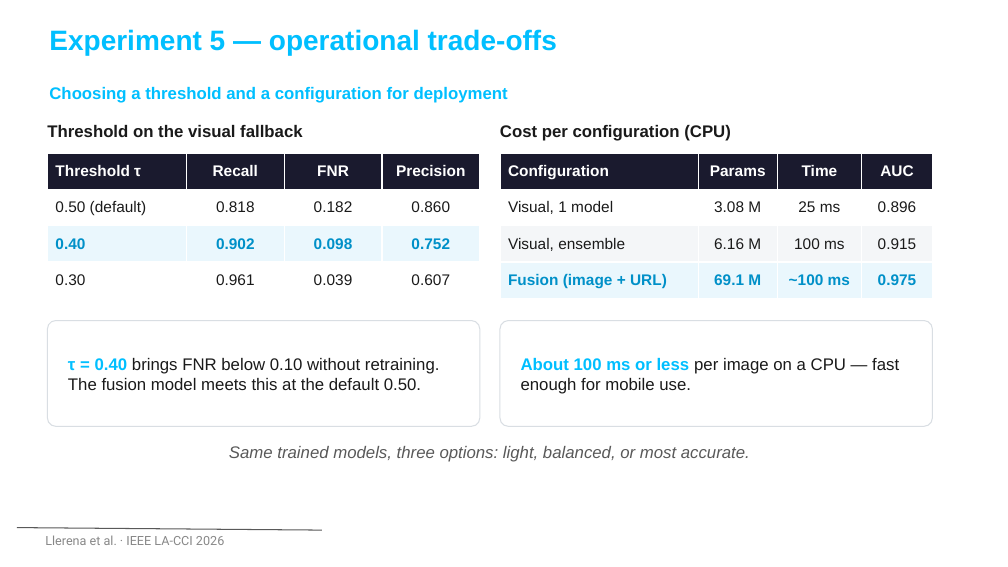
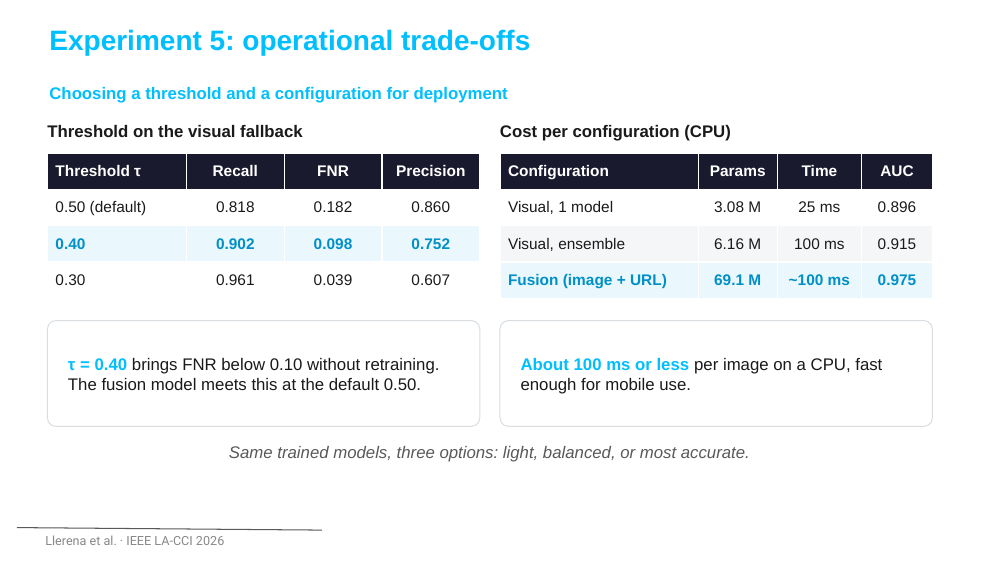
Before and after one commit to nicolasllerenas/Multimodal-Quishing-Detection-Framework, a slide deck: slide 25 of Q-Shield_LACCI2026_Presentacion.pptx (slide 21 before the commit). Drawn at 1008x567 pixels with LibreOffice and Linux fonts; fonts in the diff are those of the drawing; background and template pictures are left out. Boxes give left, top, right and bottom in pixels: in the first picture for what was removed or moved away, otherwise in the second. Text is boxed around its words. In the diff, an @@ line names an element or a change of style, - is before the commit and + after.

```diff
--- a/Q-Shield_LACCI2026_Presentacion.pptx
+++ b/Q-Shield_LACCI2026_Presentacion.pptx
@@ text at bbox=[49, 29, 530, 55]: text changed @@
-Experiment 5 — operational trade-offs
+Experiment 5: operational trade-offs
@@ text in rounded rectangle at bbox=[521, 358, 882, 394]: text changed @@
-About 100 ms or less per image on a CPU — fast enough for mobile use.
+About 100 ms or less per image on a CPU, fast enough for mobile use.
```
Also in this commit, not shown: 18 other slides changed, 4 slides added, 3 other files.
